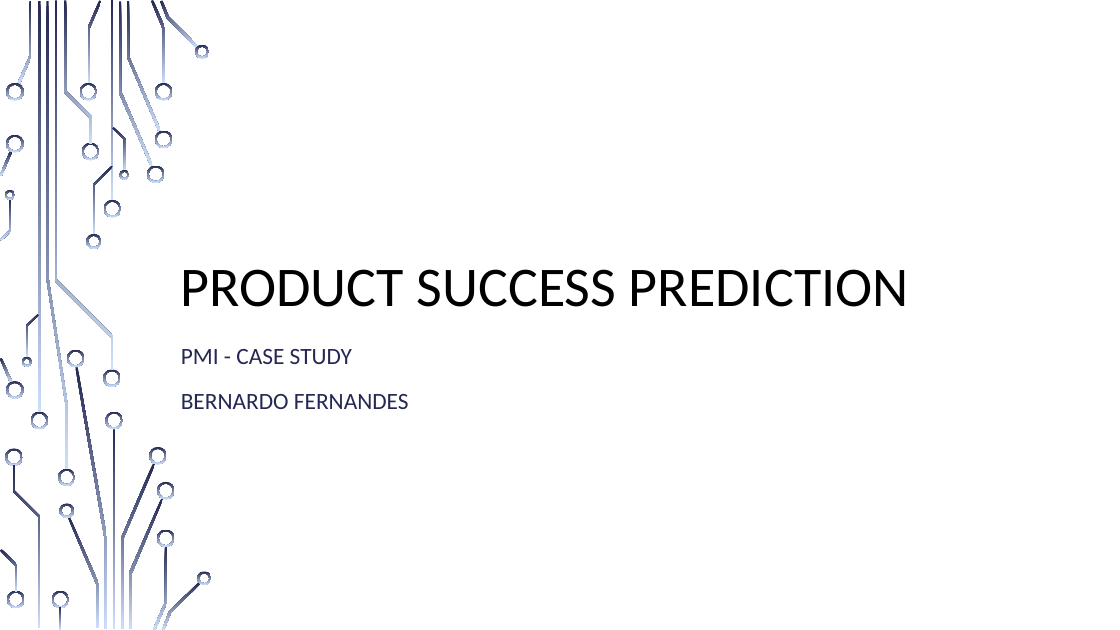
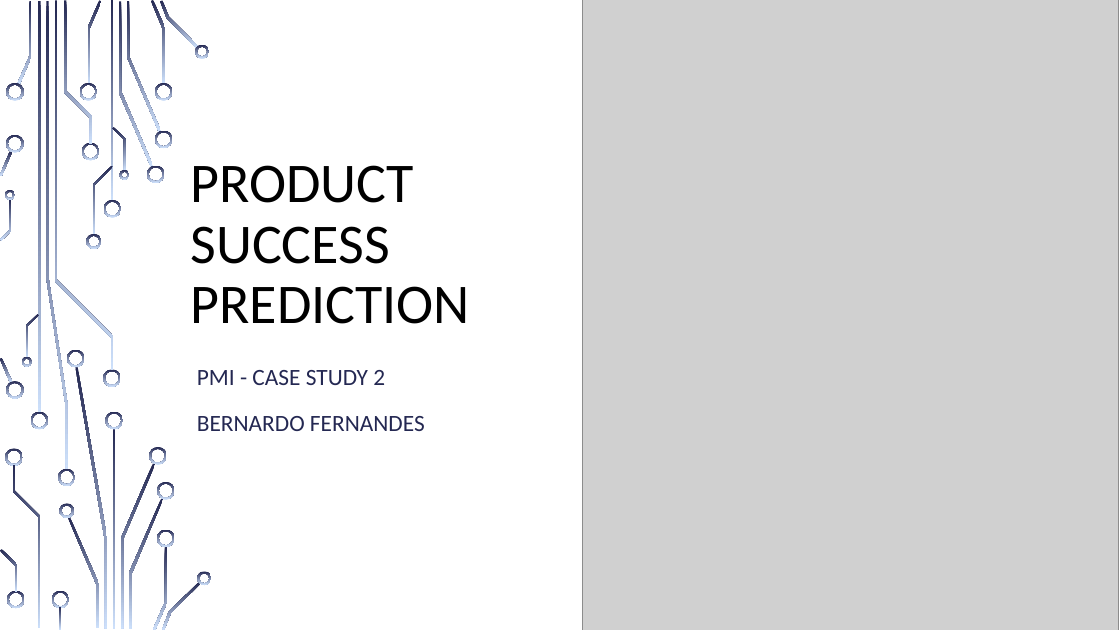
Before and after one commit to bernardoff/ML-Lab, a slide deck: slide 1 of PMI Case Study 2/Bernardo_Fernandes_case_study2.pptx. Drawn at 1120x630 pixels with LibreOffice and Linux fonts; fonts in the diff are those of the drawing; grey boxes stand for pictures; background and template pictures are left out. Boxes give left, top, right and bottom in pixels: in the first picture for what was removed or moved away, otherwise in the second. Text is boxed around its words. In the diff, an @@ line names an element or a change of style, - is before the commit and + after.

```diff
--- a/PMI Case Study 2/Bernardo_Fernandes_case_study2.pptx
+++ b/PMI Case Study 2/Bernardo_Fernandes_case_study2.pptx
@@ picture added at (582, 0, 1118, 630) @@
@@ title "PRODUCT SUCCESS PREDICTION" rewrapped from (181, 269, 909, 307) to (190, 165, 470, 324) @@
@@ subtitle "PMI - CASE STUDY 2": place and size @@
-subtitle "PMI - CASE STUDY 2" at (181, 349, 409, 409)
+subtitle "PMI - CASE STUDY 2" at (197, 370, 425, 431)
@@ subtitle at (197, 370, 385, 385): text changed @@
-PMI - CASE STUDY
+PMI - CASE STUDY 2
```
Also in this commit, not shown: 9 other slides changed, 5 slides added, 3 slides removed, 1 other file.
